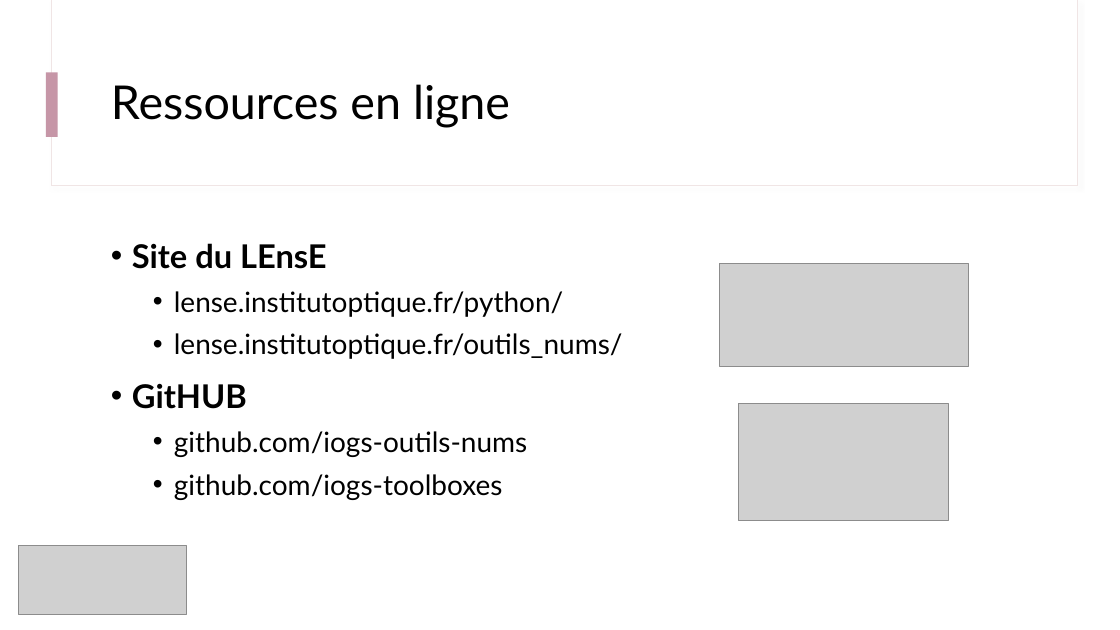
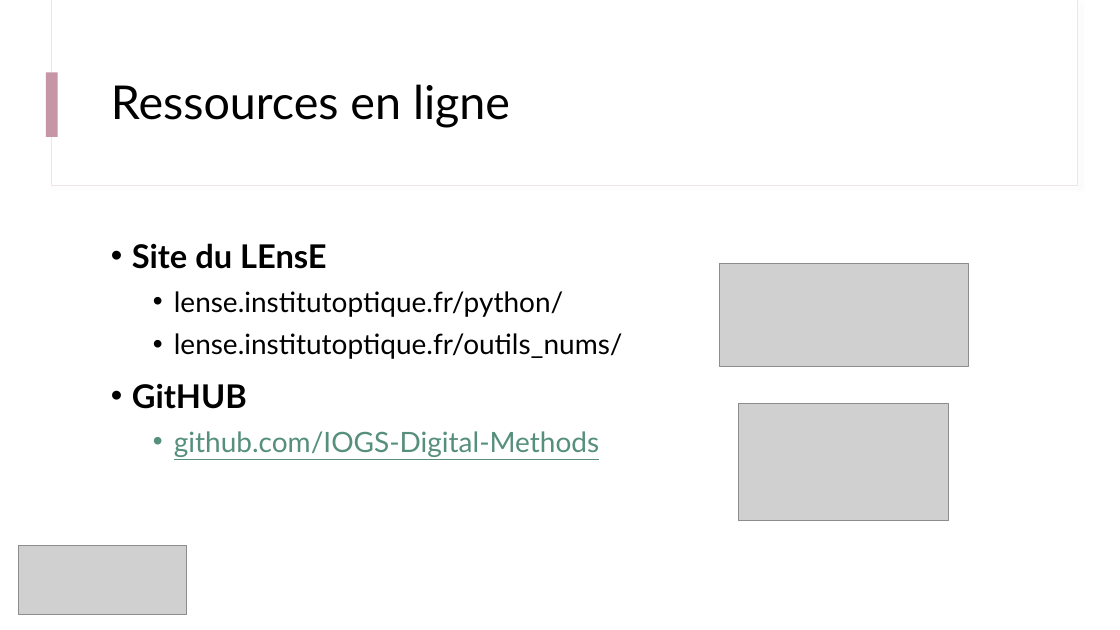
Before and after one commit to jvillemejane/SupOpToolboxes, a slide deck: slide 4 of engineer_courses/s5_outils_numeriques/b0_demistifier_python/B0_0_Outils_Methodes.pptx. Drawn at 1120x630 pixels with LibreOffice and Linux fonts; fonts in the diff are those of the drawing; grey boxes stand for pictures. Boxes give left, top, right and bottom in pixels: in the first picture for what was removed or moved away, otherwise in the second. Text is boxed around its words. In the diff, an @@ line names an element or a change of style, - is before the commit and + after.

```diff
--- a/engineer_courses/s5_outils_numeriques/b0_demistifier_python/B0_0_Outils_Methodes.pptx
+++ b/engineer_courses/s5_outils_numeriques/b0_demistifier_python/B0_0_Outils_Methodes.pptx
@@ text at bbox=[174, 431, 599, 457]: text changed; text colour #000000 to #568F7B @@
-  • github.com/iogs-outils-nums
-  • github.com/iogs-toolboxes
+  • github.com/IOGS-Digital-Methods
```
Also in this commit, not shown: 1 other slide changed, 3 slides added.
